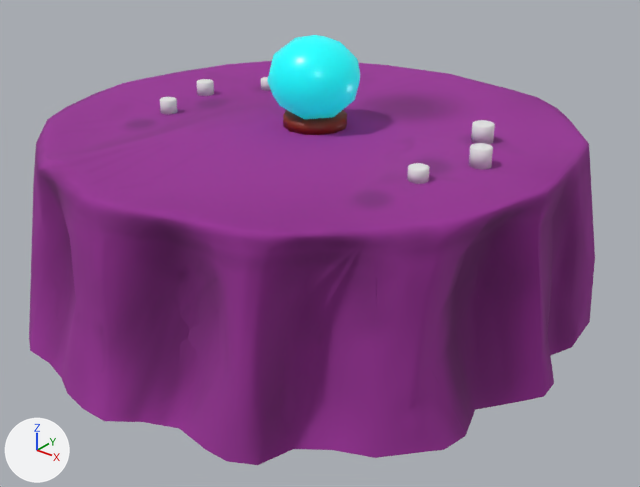
One commit to the glTF model assets/models/table.glb: the scene before it, then after it.
Rendered twice from a camera (50 mm lens) standing at (1.87, -2.32, 1.67) and looking at (0.02, -0.01, 0.24). The lights are fixed; the arrows at lower left show +X, +Y and +Z. The picture after the commit comes second. Objects named as collision shapes, trigger or cutter boxes, shadow casters or lower levels of detail are left out. Where no turn or scale is listed for an object, it has been applied to the vertices. Vertices at exactly the same position are counted once.

In view in the first picture: 'fortunetable'.
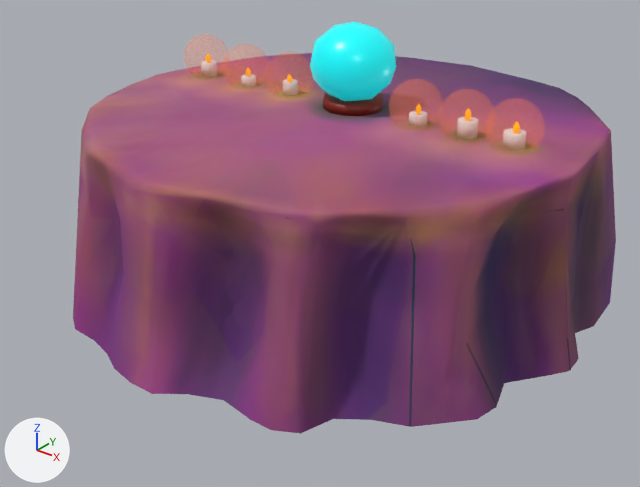
What differs and where, as boxes (x1, y1, x2, y2) in the pictures (640 x 487 px; the box of a moved part takes in the faces that stretch with it):
'fortunetable', surface changed, reshaped, moved, turned
    before: (29, 35, 595, 465)
    after: (73, 22, 616, 434)
'Sphere.016', added
    after: (486, 98, 545, 154)
'Sphere.017', added
    after: (438, 89, 494, 142)
'Sphere.018', added
    after: (389, 79, 443, 130)
'Sphere.019', added
    after: (265, 51, 314, 98)
'Sphere.020', added
    after: (223, 44, 269, 89)
'Sphere.021', added
    after: (184, 34, 228, 78)
part 1 of me_cylinder_013, moved or reshaped
    before: (283, 110, 347, 135)
    after: (323, 93, 383, 116)
part 2 of me_cylinder_013, moved or reshaped
    before: (29, 61, 595, 465)
    after: (73, 53, 616, 434)
part 3 of me_cylinder_013, moved or reshaped (not visible afterwards)
    before: (160, 97, 177, 115)
part 4 of me_cylinder_013, moved or reshaped (not visible afterwards)
    before: (407, 163, 430, 184)
part 5 of me_cylinder_013, moved or reshaped (not visible afterwards)
    before: (471, 120, 495, 144)
part 6 of me_cylinder_013, moved or reshaped (not visible afterwards)
    before: (469, 143, 493, 170)
part 7 of me_cylinder_013, moved or reshaped (not visible afterwards)
    before: (261, 77, 270, 90)
part 8 of me_cylinder_013, moved or reshaped (not visible afterwards)
    before: (196, 79, 214, 96)
part 9 of me_cylinder_013, moved or reshaped
    before: (267, 35, 360, 119)
    after: (310, 22, 396, 101)

What changed in the scene script:
```text
Change mat_material:
    where n2 = _N.new('ShaderNodeTexImage'); n2.name = 'Image Texture'
    n2.image: img_defaultmaterial_base_color -> img_tabler
Change me_cylinder_013:
    remove me_cylinder_013.from_pydata(...)  # 559 vertices, 1028 faces; spans x -1.09..0.97, y -1.02..1.01, z 0.0..1.01
    add me_cylinder_013.from_pydata(...)  # 559 vertices, 1028 faces; spans x -0.76..1.29, y -1.16..0.88, z 0.0..1.01
    me_cylinder_013 part 1: the loose piece of 24 vertices spanning x -0.11..0.11, y -0.12..0.1, z 0.69..0.73 is moved by (0.29, -0.06, 0.0)
    me_cylinder_013 part 2: the loose piece of 205 vertices spanning x -1.09..0.97, y -1.02..1.01, z 0.0..0.7 is turned -1.7 degrees about the z axis through its middle, then moved by (0.32, -0.14, 0.0)
    me_cylinder_013 part 3: the loose piece of 48 vertices spanning x -0.55..-0.49, y -0.25..-0.19, z 0.69..0.74 is moved by (0.04, 0.19, 0.0)
    me_cylinder_013 part 4: the loose piece of 48 vertices spanning x 0.52..0.59, y -0.25..-0.19, z 0.69..0.73 is turned 99.6 degrees about the z axis through its middle and scaled by 1.02, then moved by (-0.57, 0.15, 0.0)
    me_cylinder_013 part 5: the loose piece of 48 vertices spanning x 0.49..0.57, y 0.18..0.25, z 0.69..0.75 is moved by (0.06, -0.32, -0.01)
    me_cylinder_013 part 6: the loose piece of 48 vertices spanning x 0.61..0.68, y -0.03..0.04, z 0.69..0.75 is moved by (0.32, -0.11, -0.01)
    me_cylinder_013 part 7: the loose piece of 48 vertices spanning x -0.48..-0.42, y 0.22..0.28, z 0.68..0.72 is turned -99.6 degrees about the z axis through its middle and scaled by 1.3, then moved by (1.24, -0.36, 0.02)
    me_cylinder_013 part 8: the loose piece of 48 vertices spanning x -0.63..-0.56, y 0.01..0.07, z 0.68..0.74 is moved by (0.37, -0.11, -0.01)
    me_cylinder_013 part 9: the loose piece of 42 vertices spanning x -0.16..0.15, y -0.18..0.15, z 0.72..1.01 is moved by (0.29, -0.06, 0.0)
Change ob_fortunetable:
    ob_fortunetable.location: (0.0, 0.0, 0.0) -> (-0.326, 0.316, -0.004)
    ob_fortunetable.rotation_euler: (0.0, 0.0, 0.0) -> (0.0, 0.0, 0.0292)  # degrees (0, 0, 0) -> degrees (0, 0, 1.7)
Add ob_sphere_021:
    ob_sphere_021 = bpy.data.objects.new('Sphere.021', me_sphere_030)  # a UV sphere (32 segments, 16 rings, poles along z) spanning x -0.095..0.095, y -0.095..0.095, z -0.095..0.095; in mat_material_012 (orange #ff903e, glowing brown #953c00)
    ob_sphere_021.location = (-0.808, 0.262, 0.754)
Add ob_sphere_020:
    ob_sphere_020 = bpy.data.objects.new('Sphere.020', me_sphere_030.copy())
    ob_sphere_020.location = (-0.558, 0.237, 0.754)
Add ob_sphere_019:
    ob_sphere_019 = bpy.data.objects.new('Sphere.019', me_sphere_030.copy())
    ob_sphere_019.location = (-0.338, 0.247, 0.754)
Add ob_sphere_018:
    ob_sphere_018 = bpy.data.objects.new('Sphere.018', me_sphere_030.copy())
    ob_sphere_018.location = (0.259, 0.224, 0.754)
Add ob_sphere_017:
    ob_sphere_017 = bpy.data.objects.new('Sphere.017', me_sphere_030.copy())
    ob_sphere_017.location = (0.461, 0.225, 0.754)
Add ob_sphere_016:
    ob_sphere_016 = bpy.data.objects.new('Sphere.016', me_sphere_030.copy())
    ob_sphere_016.location = (0.638, 0.228, 0.754)
```
